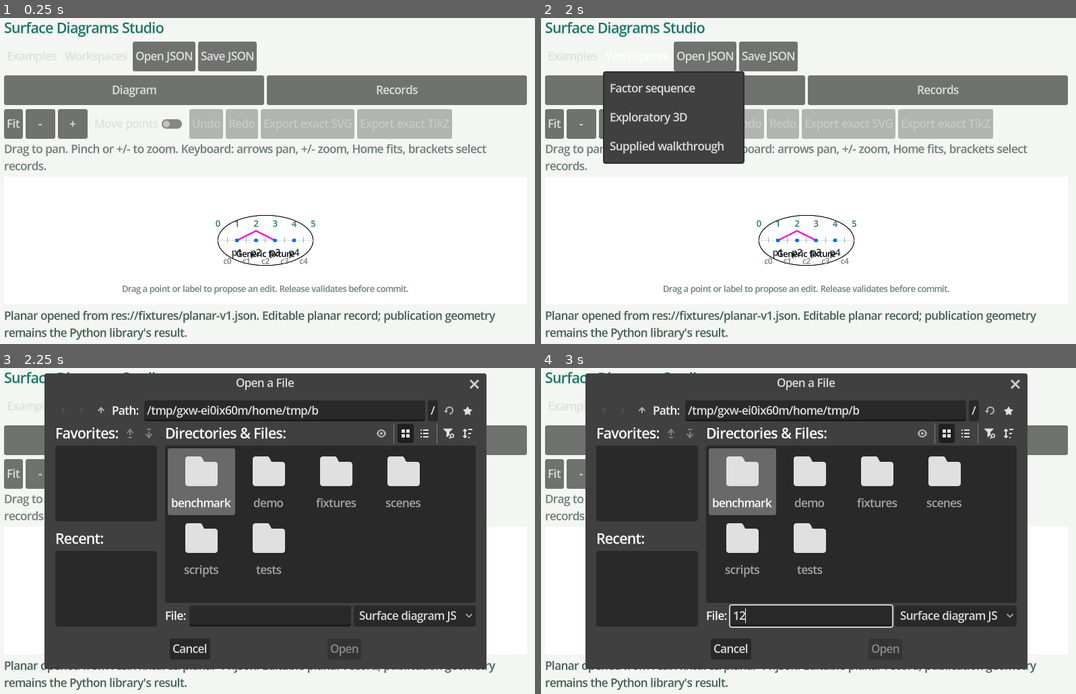
Above: before the commit, frames 1-4 (two rows, left to right).
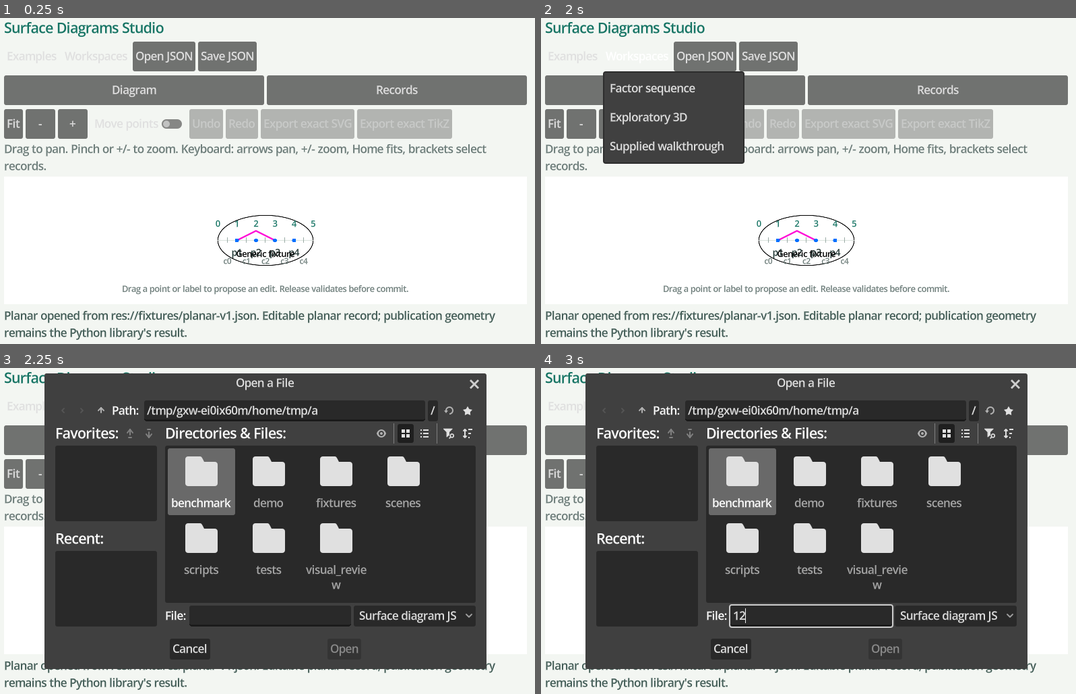
Above: after the commit, the same moments.

Repository: joshgay/surface-diagrams
Game: Godot game, scene res://scenes/studio.tscn
Same seed, same stepped clock (60 frames per second), same inputs: the game is played once before the commit and once after it.
Inputs (mouse positions are in pixels of both pictures, inside the frame that each line leads up to):
- Up to frame 1 (0.25 s): no input
- Up to frame 2 (2 s): click "Examples" at 0.5 s; click "Workspaces" at 1.25 s
- Up to frame 3 (2.25 s): click "Open JSON" at 2 s
- Up to frame 4 (3 s): click (813, 615) at 2.77 s; type "12" at 2.85 s

Frames 1-2 are identical in both runs. In frame 3, 0.7% of the frame differs, in the area x 57-69%, y 11-68%; in frame 4, 0.7%.

Commit message:
Add reproducible display review harness

Diff:
--- a/godot/scripts/diagram_canvas.gd
+++ b/godot/scripts/diagram_canvas.gd
@@ -33,11 +33,18 @@
 var touch_start := Vector2.ZERO
 var touch_moved := false
 var multi_touch := false
+var focus_ring_visible := false
 
 func _ready() -> void:
 	focus_mode = Control.FOCUS_ALL
 	set_accessibility_name("Diagram canvas")
 	set_accessibility_description("Arrow keys pan, plus and minus zoom, Home fits, and left or right bracket selects the previous or next stable record.")
+	focus_entered.connect(func():
+		focus_ring_visible = true
+		queue_redraw())
+	focus_exited.connect(func():
+		focus_ring_visible = false
+		queue_redraw())
 
 func set_document(value: DiagramDocument) -> void:
 	cancel_touch_gesture()
@@ -381,12 +388,12 @@
 
 func _draw() -> void:
 	draw_rect(Rect2(Vector2.ZERO, size), Color("#ffffff"))
-	if document == null:
-		return
-	if document.data.kind == "planar":
+	if document != null and document.data.kind == "planar":
 		_draw_planar(document.data)
-	else:
+	elif document != null:
 		_draw_braid(document.data)
+	if focus_ring_visible:
+		draw_rect(Rect2(Vector2(2, 2), size - Vector2(4, 4)), Color("#006fff"), false, 3.0)
 
 func _frame(width: float, height: float) -> Dictionary:
 	var available := size - Vector2(70, 90)
--- a/godot/scripts/exploratory_surface_3d.gd
+++ b/godot/scripts/exploratory_surface_3d.gd
@@ -22,6 +22,7 @@
 var dragging := false
 var drag_moved := false
 var drag_start := Vector2.ZERO
+var focus_border: Panel
 
 func _ready() -> void:
 	stretch = true
@@ -34,6 +35,18 @@
 	viewport_3d.render_target_update_mode = SubViewport.UPDATE_ALWAYS
 	viewport_3d.transparent_bg = false
 	add_child(viewport_3d)
+	focus_border = Panel.new()
+	focus_border.set_anchors_and_offsets_preset(Control.PRESET_FULL_RECT)
+	focus_border.mouse_filter = Control.MOUSE_FILTER_IGNORE
+	focus_border.visible = false
+	var focus_style := StyleBoxFlat.new()
+	focus_style.bg_color = Color(0, 0, 0, 0)
+	focus_style.border_color = Color("#006fff")
+	focus_style.set_border_width_all(3)
+	focus_border.add_theme_stylebox_override("panel", focus_style)
+	add_child(focus_border)
+	focus_entered.connect(func(): focus_border.visible = true)
+	focus_exited.connect(func(): focus_border.visible = false)
 	scene_root = Node3D.new()
 	viewport_3d.add_child(scene_root)
 	camera = Camera3D.new()
--- a/godot/tests/keyboard_accessibility.gd
+++ b/godot/tests/keyboard_accessibility.gd
@@ -29,6 +29,7 @@
 	_check(studio.document.to_json() == accepted, "canvas keyboard navigation leaves mathematical JSON byte-identical")
 
 	studio.canvas.grab_focus()
+	_check(studio.canvas.focus_ring_visible, "focused diagram canvas exposes a visible blue focus ring")
 	studio._unhandled_key_input(_key(KEY_2, true))
 	await process_frame
 	await process_frame
@@ -75,6 +76,8 @@
 	surface.handle_keyboard(_key(KEY_A))
 	_check(surface.surface_3d.hidden_ids.is_empty(), "A restores all exploratory records")
 	var camera_before := surface.surface_3d.camera.transform
+	surface.surface_3d.grab_focus()
+	_check(surface.surface_3d.focus_border.visible, "focused exploratory 3D view exposes a visible blue focus ring")
 	surface.surface_3d.handle_keyboard(_key(KEY_LEFT))
 	_check(surface.surface_3d.camera.transform != camera_before, "3D arrow key orbits the camera")
 	surface.surface_3d.handle_keyboard(_key(KEY_HOME))
--- /dev/null
+++ b/godot/tests/visual_review.gd
@@ -0,0 +1,49 @@
+extends SceneTree
+
+var assertions := 0
+var failures := 0
+
+func _initialize() -> void:
+	call_deferred("_run")
+
+func _run() -> void:
+	var profiles := VisualReviewPlan.profiles()
+	_check(VisualReviewPlan.FORMAT == "surface-diagrams-studio-visual-review-plan" and VisualReviewPlan.VERSION == 1, "capture plan is explicitly versioned")
+	_check(profiles.size() == 3, "capture plan has exactly three fixed viewport profiles")
+	_check(profiles.map(func(item): return item.id) == ["desktop", "phone-portrait", "phone-landscape"], "viewport profile order is deterministic")
+	_check(profiles.map(func(item): return item.viewport) == [Vector2i(1280, 800), Vector2i(390, 844), Vector2i(844, 390)], "desktop and phone dimensions are exact")
+	_check(VisualReviewPlan.profile("missing").is_empty(), "unknown profile is rejected")
+	var cases := VisualReviewPlan.all_cases()
+	_check(cases.size() == 12, "three profiles each capture editor and three secondary workspaces")
+	var ids: Dictionary = {}
+	var workspaces: Dictionary = {}
+	for capture_case in cases:
+		_check(not ids.has(capture_case.id), "capture ID is unique: " + capture_case.id)
+		ids[capture_case.id] = true
+		workspaces[capture_case.workspace] = true
+		var expected := VisualReviewPlan.profile(capture_case.profile)
+		_check(capture_case.viewport == expected.viewport, "capture keeps profile viewport: " + capture_case.id)
+		_check(FileAccess.file_exists(capture_case.fixture) and FileAccess.get_sha256(capture_case.fixture).length() == 64, "capture fixture exists and is hashable: " + capture_case.id)
+		_check(not capture_case.expected_focus_name.is_empty() and not capture_case.selected_id.is_empty(), "capture records focus and stable selection: " + capture_case.id)
+	var workspace_names := workspaces.keys()
+	workspace_names.sort()
+	_check(workspace_names == ["editor", "factor", "surface", "walkthrough"], "every required workspace is represented")
+	_check(VisualReviewPlan.cases_for_profile("missing").is_empty(), "unknown profile has no capture cases")
+	var desktop := VisualReviewPlan.cases_for_profile("desktop")
+	var portrait := VisualReviewPlan.cases_for_profile("phone-portrait")
+	var landscape := VisualReviewPlan.cases_for_profile("phone-landscape")
+	_check(desktop[0].editor_panel == "both" and desktop[0].focus_target == "records", "desktop editor captures both panes with record focus")
+	_check(portrait[0].editor_panel == "diagram" and portrait[0].focus_target == "canvas", "portrait editor captures the diagram pane with canvas focus")
+	_check(landscape[0].editor_panel == "records" and landscape[0].focus_target == "records", "landscape editor captures the records pane with list focus")
+	_check(portrait[2].content_target == "surface-3d" and landscape[2].content_target == "surface-2d", "phone surface captures cover both linked views")
+	_check(portrait[3].content_target == "after" and landscape[3].content_target == "before", "phone walkthrough captures cover both complete endpoints")
+	_check(desktop[1].timeline_position == 2.5 and desktop[1].selected_id == "b", "factor capture fixes a fractional supplied braid position")
+	_check(desktop[3].fixture.ends_with("signed-braid-v1.json") and desktop[3].selected_id == "negative-two", "walkthrough capture exercises the negative signed block")
+	print("VISUAL REVIEW PLAN %s: %d assertions, %d failures" % ["PASS" if failures == 0 else "FAIL", assertions, failures])
+	quit(0 if failures == 0 else 1)
+
+func _check(ok: bool, label: String) -> void:
+	assertions += 1
+	if not ok:
+		failures += 1
+		printerr("FAIL: " + label)
--- /dev/null
+++ b/godot/visual_review/capture.gd
@@ -0,0 +1,252 @@
+extends SceneTree
+
+const PROFILE_FORMAT := "surface-diagrams-studio-visual-profile"
+const PROFILE_VERSION := 1
+
+var output_directory := ""
+var profile_id := ""
+var failures: Array[String] = []
+
+func _initialize() -> void:
+	call_deferred("_run")
+
+func _run() -> void:
+	_parse_arguments()
+	if output_directory.is_empty() or profile_id.is_empty():
+		_fail("capture requires --output and --profile")
+		_finish()
+		return
+	var profile := VisualReviewPlan.profile(profile_id)
+	if profile.is_empty():
+		_fail("unknown visual-review profile " + profile_id)
+		_finish()
+		return
+	if DisplayServer.get_name().to_lower() == "headless":
+		_fail("visual review requires a real X11 or Wayland display; headless capture is not visual evidence")
+		_finish()
+		return
+	var directory_error := DirAccess.make_dir_recursive_absolute(output_directory)
+	if directory_error != OK and directory_error != ERR_ALREADY_EXISTS:
+		_fail("could not create visual-review output directory")
+		_finish()
+		return
+	root.size = profile.viewport
+	root.content_scale_size = profile.viewport
+	WorkspaceRecovery.clear_file()
+	var frames: Array[Dictionary] = []
+	for capture_case in VisualReviewPlan.cases_for_profile(profile_id):
+		var frame := await _capture_case(capture_case)
+		if frame.is_empty():
+			break
+		frames.append(frame)
+	var receipt := {
+		"format": PROFILE_FORMAT,
+		"version": PROFILE_VERSION,
+		"plan_format": VisualReviewPlan.FORMAT,
+		"plan_version": VisualReviewPlan.VERSION,
+		"profile": profile_id,
+		"viewport": {"width": profile.viewport.x, "height": profile.viewport.y},
+		"engine": Engine.get_version_info().string,
+		"engine_hash": Engine.get_version_info().hash,
+		"display_driver": DisplayServer.get_name(),
+		"rendering_method": ProjectSettings.get_setting("rendering/renderer/rendering_method", "unknown"),
+		"manual_inspection_status": "not-reviewed",
+		"visual_acceptance_claimed": false,
+		"controller_acceptance": "separate evidence",
+		"frames": frames,
+		"failures": failures,
+	}
+	var receipt_path := output_directory.path_join(profile_id + ".json")
+	var file := FileAccess.open(receipt_path, FileAccess.WRITE)
+	if file == null:
+		_fail("could not write " + receipt_path)
+	else:
+		file.store_string(JSON.stringify(receipt, "  ", false, true) + "\n")
+		file.close()
+	_finish()
+
+func _parse_arguments() -> void:
+	var arguments := OS.get_cmdline_user_args()
+	var index := 0
+	while index < arguments.size():
+		if arguments[index] == "--output" and index + 1 < arguments.size():
+			output_directory = arguments[index + 1]
+			index += 2
+		elif arguments[index] == "--profile" and index + 1 < arguments.size():
+			profile_id = arguments[index + 1]
+			index += 2
+		else:
+			_fail("unknown or incomplete capture argument " + arguments[index])
+			index += 1
+
+func _capture_case(capture_case: Dictionary) -> Dictionary:
+	var packed := load("res://scenes/studio.tscn") as PackedScene
+	if packed == null:
+		_fail("studio scene did not load")
+		return {}
+	var studio = packed.instantiate()
+	studio.browser_mode = false
+	root.add_child(studio)
+	await _settle(5)
+	var content_target: Control
+	match capture_case.workspace:
+		"editor":
+			studio._open_result(DiagramDocument.load_path(capture_case.fixture), capture_case.fixture, false)
+			await _settle(3)
+			_select_editor_id(studio, capture_case.selected_id)
+			studio._show_mobile_panel(capture_case.editor_panel == "records")
+			if capture_case.focus_target == "canvas":
+				studio.canvas.grab_focus()
+				content_target = studio.canvas
+			else:
+				studio.record_list.grab_focus()
+				content_target = studio.record_list
+		"factor":
+			studio._show_factor_workspace()
+			await _settle(4)
+			studio.factor_view.set_timeline_position(capture_case.timeline_position)
+			content_target = _factor_target(studio.factor_view, capture_case.content_target)
+		"surface":
+			studio._show_surface_workspace()
+			await _settle(4)
+			studio.surface_view.select_id(capture_case.selected_id)
+			content_target = _surface_target(studio.surface_view, capture_case.content_target)
+		"walkthrough":
+			studio._show_walkthrough()
+			await _settle(4)
+			if not studio.walkthrough_view.import_source(FileAccess.get_file_as_string(capture_case.fixture)):
+				_fail("walkthrough fixture did not load for " + capture_case.id)
+				studio.queue_free()
+				await process_frame
+				return {}
+			studio.walkthrough_view.set_timeline_position(capture_case.timeline_position)
+			content_target = _walkthrough_target(studio.walkthrough_view, capture_case.content_target)
+		_:
+			_fail("unknown workspace " + capture_case.workspace)
+			studio.queue_free()
+			await process_frame
+			return {}
+	if capture_case.focus_target == "content" and content_target != null:
+		content_target.grab_focus()
+	await _settle(4)
+	var scroll_y := _scroll_to(content_target)
+	await _settle(4)
+	var focused := root.gui_get_focus_owner()
+	if focused == null or focused.get_accessibility_name() != capture_case.expected_focus_name:
+		_fail("focus mismatch for %s: expected %s" % [capture_case.id, capture_case.expected_focus_name])
+		studio.queue_free()
+		await process_frame
+		return {}
+	var actual_id := _actual_selected_id(studio, capture_case.workspace)
+	if actual_id != capture_case.selected_id:
+		_fail("selection mismatch for %s: expected %s, got %s" % [capture_case.id, capture_case.selected_id, actual_id])
+		studio.queue_free()
+		await process_frame
+		return {}
+	await RenderingServer.frame_post_draw
+	var image := root.get_texture().get_image()
+	if image == null or image.is_empty() or image.get_size() != capture_case.viewport:
+		_fail("rendered frame for %s has size %s, expected %s" % [capture_case.id, image.get_size() if image != null else Vector2i.ZERO, capture_case.viewport])
+		studio.queue_free()
+		await process_frame
+		return {}
+	image.convert(Image.FORMAT_RGBA8)
+	var filename: String = capture_case.id + ".png"
+	var path := output_directory.path_join(filename)
+	if image.save_png(path) != OK:
+		_fail("could not write " + path)
+		studio.queue_free()
+		await process_frame
+		return {}
+	var file := FileAccess.open(path, FileAccess.READ)
+	var byte_count := file.get_length() if file != null else -1
+	var frame := {
+		"id": capture_case.id,
+		"workspace": capture_case.workspace,
+		"fixture": capture_case.fixture,
+		"fixture_sha256": FileAccess.get_sha256(capture_case.fixture),
+		"viewport": {"width": capture_case.viewport.x, "height": capture_case.viewport.y},
+		"compact_layout": studio.compact_layout,
+		"editor_panel": capture_case.editor_panel,
+		"content_target": capture_case.content_target,
+		"scroll_y": scroll_y,
+		"selected_id": actual_id,
+		"timeline_position": capture_case.timeline_position,
+		"focus": {
+			"accessibility_name": focused.get_accessibility_name(),
+			"class": focused.get_class(),
+			"path": str(studio.get_path_to(focused)),
+		},
+		"image": filename,
+		"image_width": image.get_width(),
+		"image_height": image.get_height(),
+		"image_bytes": byte_count,
+		"image_sha256": FileAccess.get_sha256(path),
+		"manual_inspection_status": "not-reviewed",
+	}
+	studio.queue_free()
+	await _settle(2)
+	return frame
+
+func _select_editor_id(studio, id: String) -> void:
+	for index in studio.record_list.item_count:
+		var record = studio.record_list.get_item_metadata(index)
+		if typeof(record) == TYPE_DICTIONARY and record.get("id", "") == id:
+			studio.record_list.select(index)
+			studio.record_list.item_selected.emit(index)
+			return
+
+func _factor_target(view: FactorWorkspaceView, target: String) -> Control:
+	if target == "braid": return view.braid_canvas
+	if target == "states": return view.before_canvas
+	return view.support_canvas
+
+func _surface_target(view: SurfaceWorkspaceView, target: String) -> Control:
+	if target == "surface-3d": return view.surface_3d
+	if target == "surface-2d": return view.canvas_2d
+	return view.grid
+
+func _walkthrough_target(view: WalkthroughView, target: String) -> Control:
+	if target == "after": return view.after_canvas
+	if target == "before": return view.before_canvas
+	return view.grid
+
+func _scroll_to(target: Control) -> int:
+	if target == null:
+		return 0
+	var parent := target.get_parent()
+	while parent != null and not parent is ScrollContainer:
+		parent = parent.get_parent()
+	if not parent is ScrollContainer:
+		return 0
+	var scroll := parent as ScrollContainer
+	var offset := int(target.get_global_rect().position.y - scroll.get_global_rect().position.y)
+	scroll.scroll_vertical = clampi(scroll.scroll_vertical + offset - 8, 0, int(scroll.get_v_scroll_bar().max_value))
+	return scroll.scroll_vertical
+
+func _actual_selected_id(studio, workspace: String) -> String:
+	match workspace:
+		"editor": return studio.canvas.selected_record.get("id", "")
+		"factor":
+			if studio.factor_view.factor_index < 0: return ""
+			return studio.factor_view.workspace.to_dict().factors[studio.factor_view.factor_index].id
+		"surface": return studio.surface_view.selected_id
+		"walkthrough":
+			if studio.walkthrough_view.step_index < 0: return ""
+			return studio.walkthrough_view.document.to_dict().steps[studio.walkthrough_view.step_index].id
+	return ""
+
+func _settle(count: int) -> void:
+	for _frame in count:
+		await process_frame
+
+func _fail(message: String) -> void:
+	failures.append(message)
+	printerr("VISUAL REVIEW ERROR: " + message)
+
+func _finish() -> void:
+	if failures.is_empty():
+		print("VISUAL REVIEW CAPTURE PASS: " + profile_id)
+		quit(0)
+	else:
+		quit(1)
--- /dev/null
+++ b/godot/visual_review/capture_plan.gd
@@ -0,0 +1,106 @@
+class_name VisualReviewPlan
+extends RefCounted
+
+const FORMAT := "surface-diagrams-studio-visual-review-plan"
+const VERSION := 1
+
+const _PROFILES := [
+	{"id": "desktop", "label": "Desktop 1280x800", "viewport": Vector2i(1280, 800)},
+	{"id": "phone-portrait", "label": "Phone portrait 390x844", "viewport": Vector2i(390, 844)},
+	{"id": "phone-landscape", "label": "Phone landscape 844x390", "viewport": Vector2i(844, 390)},
+]
+
+static func profiles() -> Array[Dictionary]:
+	var result: Array[Dictionary] = []
+	for selected_profile in _PROFILES:
+		result.append(selected_profile.duplicate(true))
+	return result
+
+static func profile(id: String) -> Dictionary:
+	for candidate in _PROFILES:
+		if candidate.id == id:
+			return candidate.duplicate(true)
+	return {}
+
+static func cases_for_profile(profile_id: String) -> Array[Dictionary]:
+	var selected_profile := profile(profile_id)
+	if selected_profile.is_empty():
+		return []
+	var editor_panel := "both"
+	var editor_focus := "records"
+	var factor_target := "support"
+	var surface_target := "surface-3d"
+	var walkthrough_target := "after"
+	if profile_id == "phone-portrait":
+		editor_panel = "diagram"
+		editor_focus = "canvas"
+		factor_target = "braid"
+		surface_target = "surface-3d"
+		walkthrough_target = "after"
+	elif profile_id == "phone-landscape":
+		editor_panel = "records"
+		factor_target = "states"
+		surface_target = "surface-2d"
+		walkthrough_target = "before"
+	var viewport: Vector2i = selected_profile.viewport
+	var result: Array[Dictionary] = [
+		{
+			"id": profile_id + "-editor",
+			"profile": profile_id,
+			"viewport": viewport,
+			"workspace": "editor",
+			"fixture": "res://fixtures/multi-curve-v1.json",
+			"selected_id": "editable",
+			"timeline_position": 0.0,
+			"editor_panel": editor_panel,
+			"content_target": editor_panel,
+			"focus_target": editor_focus,
+			"expected_focus_name": "Editable diagram canvas" if editor_focus == "canvas" else "Mathematical records",
+		},
+		{
+			"id": profile_id + "-factor",
+			"profile": profile_id,
+			"viewport": viewport,
+			"workspace": "factor",
+			"fixture": "res://fixtures/workspaces/grouped-v1.json",
+			"selected_id": "b",
+			"timeline_position": 2.5,
+			"editor_panel": "not-applicable",
+			"content_target": factor_target,
+			"focus_target": "content",
+			"expected_focus_name": "Continuous supplied factor braid" if factor_target == "braid" else ("Supplied factor before-state diagram" if factor_target == "states" else "Selected factor support diagram"),
+		},
+		{
+			"id": profile_id + "-surface",
+			"profile": profile_id,
+			"viewport": viewport,
+			"workspace": "surface",
+			"fixture": "res://fixtures/surfaces/disk-v1.json",
+			"selected_id": "arc1",
+			"timeline_position": 0.0,
+			"editor_panel": "not-applicable",
+			"content_target": surface_target,
+			"focus_target": "content",
+			"expected_focus_name": "Linked exploratory three dimensional view" if surface_target == "surface-3d" else "Linked two dimensional recipe",
+		},
+		{
+			"id": profile_id + "-walkthrough",
+			"profile": profile_id,
+			"viewport": viewport,
+			"workspace": "walkthrough",
+			"fixture": "res://fixtures/walkthroughs/signed-braid-v1.json",
+			"selected_id": "negative-two",
+			"timeline_position": 1.5,
+			"editor_panel": "not-applicable",
+			"content_target": walkthrough_target,
+			"focus_target": "content",
+			"expected_focus_name": "Complete supplied after-state diagram" if walkthrough_target == "after" else "Complete supplied before-state diagram",
+		},
+	]
+	return result
+
+static func all_cases() -> Array[Dictionary]:
+	var result: Array[Dictionary] = []
+	for selected_profile in _PROFILES:
+		result.append_array(cases_for_profile(selected_profile.id))
+	return result
Not shown, changed: godot/export_presets.cfg
Not shown, added: godot/tests/visual_review.gd.uid
Not shown, added: godot/visual_review/capture.gd.uid
Not shown, added: godot/visual_review/capture_plan.gd.uid
Not shown, changed: godot/DEMO_REVIEW.md
Not shown, changed: godot/RUNTIME.md
Not shown, changed: godot/STATE.md
